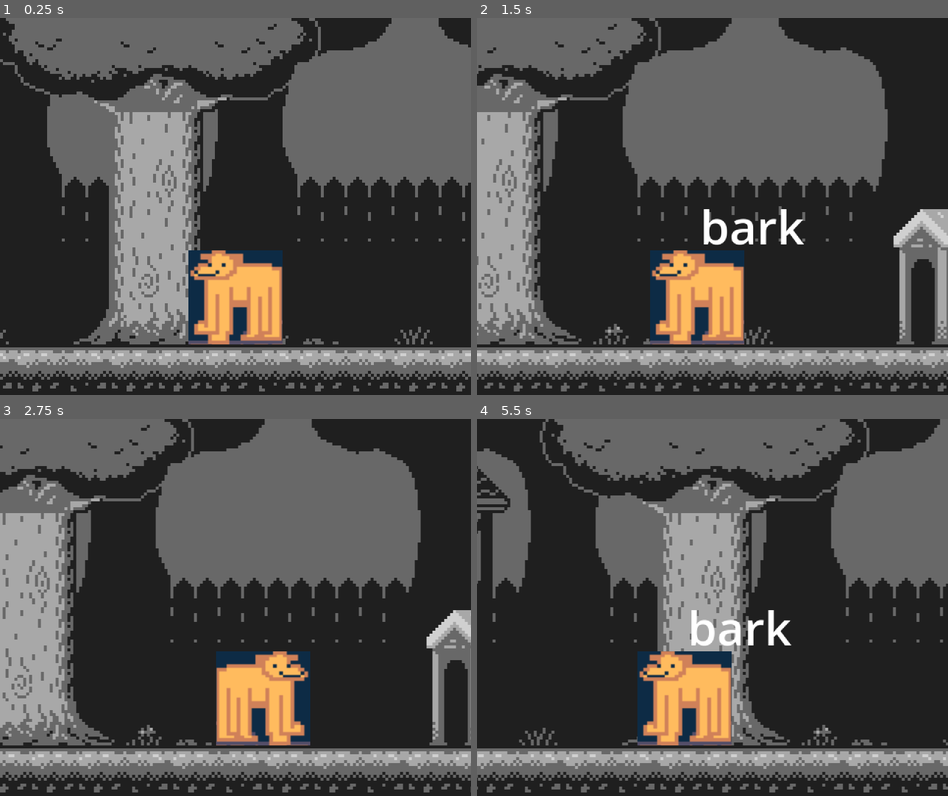
Above: before the commit, frames 1-4 (two rows, left to right).
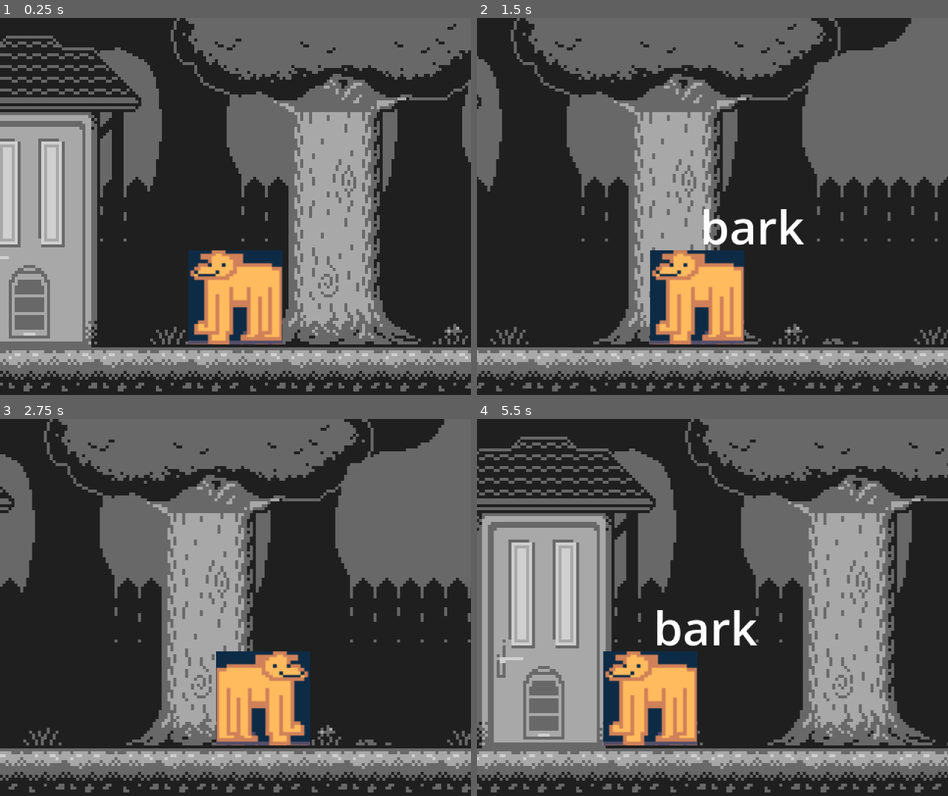
Above: after the commit, the same moments.

Repository: CookieJarCoding/dog-god
Game: Godot game, scene res://sidescroll_system/rooms/backyard/backyard.tscn
Two runs of this game, one before a commit and one after it. Both use one fixed random seed, a clock stepped at 60 frames per second and the inputs below. This scene is started directly instead of the project's main scene.
Inputs:
- Up to frame 1 (0.25 s): no input
- Up to frame 2 (1.5 s): tap Enter at 0.5 s; hold D (right) 0.53-1.28 s; tap Z (A) at 0.6 s; tap , (B) at 0.8, 1.35 s; hold A (left) from 1.28 s (still down)
- Up to frame 3 (2.75 s): tap Z (A) at 1.55, 2.1 s; release A (left) at 2.03 s; hold D (right) from 2.03 s (still down); tap , (B) at 2.3 s
- Up to frame 4 (5.5 s): tap , (B) at 2.85, 3.8, 4.35, 5.3 s; tap Z (A) at 3.05, 3.6, 4.55, 5.1 s; release D (right) at 3.53 s; hold A (left) from 3.53 s (still down)

The runs differ from the first frame. In frame 1, 58% of the frame differs, in the area x 0-100%, y 0-100%; in frame 2, 44%; in frame 3, 46%; in frame 4, 63%.

Commit message:
refactor: add scenes for room phases

Diff:
--- a/sidescroll_system/actors/oldman/oldman.tscn
+++ b/sidescroll_system/actors/oldman/oldman.tscn
@@ -6,7 +6,7 @@
 [sub_resource type="RectangleShape2D" id="RectangleShape2D_dmglj"]
 size = Vector2(32, 80)
 
-[node name="Area2D" type="Area2D" unique_id=533569569]
+[node name="Oldman" type="Area2D" unique_id=533569569]
 script = ExtResource("1_mnlrb")
 
 [node name="CollisionShape2D" type="CollisionShape2D" parent="." unique_id=1916171360]
--- a/sidescroll_system/rooms/backyard/backyard.tscn
+++ b/sidescroll_system/rooms/backyard/backyard.tscn
@@ -31,6 +31,6 @@
 
 [node name="Player" parent="." unique_id=981155298 instance=ExtResource("1_gb136")]
 z_index = 1
-position = Vector2(155, 111)
+position = Vector2(94, 111)
 
 [node name="LevelContent" type="Node2D" parent="." unique_id=1738126087]
--- /dev/null
+++ b/sidescroll_system/rooms/backyard/phase0/backyard_phase0.tscn
@@ -0,0 +1,8 @@
+[gd_scene format=3 uid="uid://lcu0gpn1of27"]
+
+[ext_resource type="PackedScene" uid="uid://6721d6fb36ed" path="res://sidescroll_system/interactable/dogbowl/dogbowl.tscn" id="1_a8xup"]
+
+[node name="BackyardPhase0" type="Node2D" unique_id=1909149254]
+
+[node name="Dogbowl" parent="." unique_id=2036189083 instance=ExtResource("1_a8xup")]
+position = Vector2(232, 112)
--- /dev/null
+++ b/sidescroll_system/rooms/backyard/phase1/backyard_phase1.tscn
@@ -0,0 +1,11 @@
+[gd_scene format=3 uid="uid://b7atww0li68x2"]
+
+[ext_resource type="PackedScene" uid="uid://02oi7giyfewt" path="res://sidescroll_system/rooms/backyard/phase1/doggydoor.tscn" id="1_fnxfd"]
+[ext_resource type="PackedScene" uid="uid://ccnj075abovx" path="res://sidescroll_system/actors/oldman/oldman.tscn" id="2_vu307"]
+
+[node name="BackyardPhase1" type="Node2D" unique_id=479091806]
+
+[node name="Doggydoor" parent="." unique_id=2126403347 instance=ExtResource("1_fnxfd")]
+
+[node name="Oldman" parent="." unique_id=533569569 instance=ExtResource("2_vu307")]
+position = Vector2(45, -2)
--- a/sidescroll_system/rooms/backyard/doggydoor.tscn
+++ b/sidescroll_system/rooms/backyard/phase1/doggydoor.tscn
@@ -1,6 +1,6 @@
 [gd_scene format=3 uid="uid://02oi7giyfewt"]
 
-[ext_resource type="Script" uid="uid://crebxn5vh0k4t" path="res://sidescroll_system/rooms/backyard/doggydoor.gd" id="1_f52q3"]
+[ext_resource type="Script" uid="uid://crebxn5vh0k4t" path="res://sidescroll_system/rooms/backyard/phase1/doggydoor.gd" id="1_f52q3"]
 [ext_resource type="Texture2D" uid="uid://du34scndhtm3f" path="res://sidescroll_system/rooms/backyard/human-test-2.png" id="2_88rby"]
 
 [sub_resource type="RectangleShape2D" id="RectangleShape2D_y00b8"]
Renamed: sidescroll_system/rooms/backyard/doggydoor.gd -> sidescroll_system/rooms/backyard/phase1/doggydoor.gd
Renamed: sidescroll_system/rooms/backyard/doggydoor.gd.uid -> sidescroll_system/rooms/backyard/phase1/doggydoor.gd.uid
